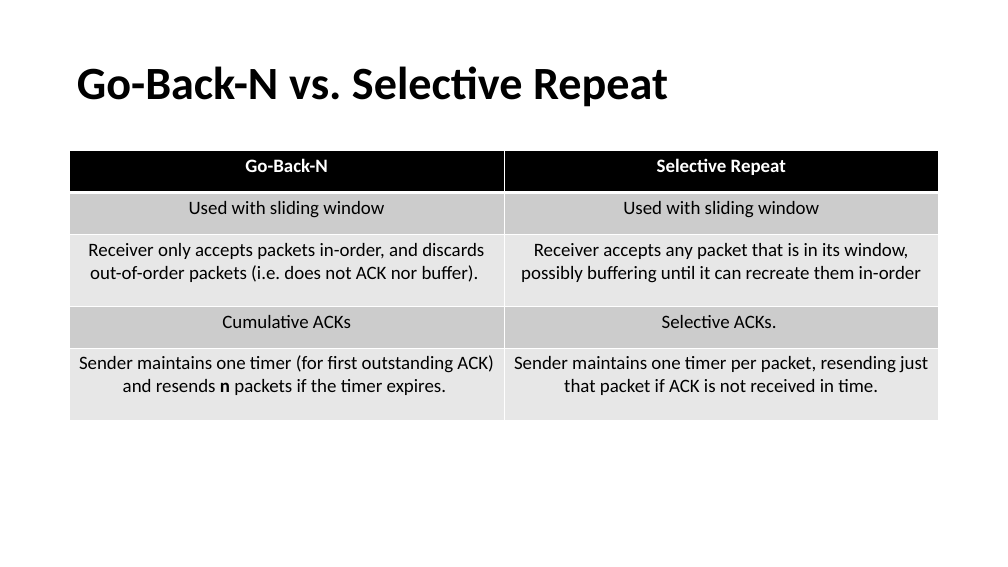
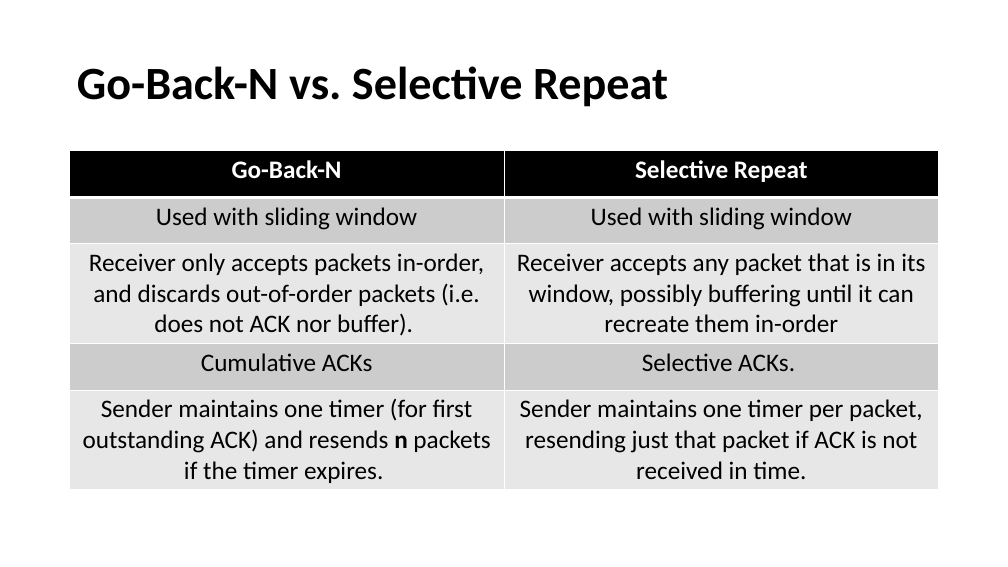
Before and after one commit to henryhxu/CSCI4430-ESTR4120, a slide deck: slide 15 of tutorial/T05/tut05.pptx. Drawn at 1008x567 pixels with LibreOffice and Linux fonts; fonts in the diff are those of the drawing. Boxes give left, top, right and bottom in pixels: in the first picture for what was removed or moved away, otherwise in the second. Text is boxed around its words. In the diff, an @@ line names an element or a change of style, - is before the commit and + after.

```diff
--- a/tutorial/T05/tut05.pptx
+++ b/tutorial/T05/tut05.pptx
@@ table at [70,151,939,487] @@
@@ size 18 to 24 pt @@
```
Also in this commit, not shown: 7 other slides changed, 3 other files.
